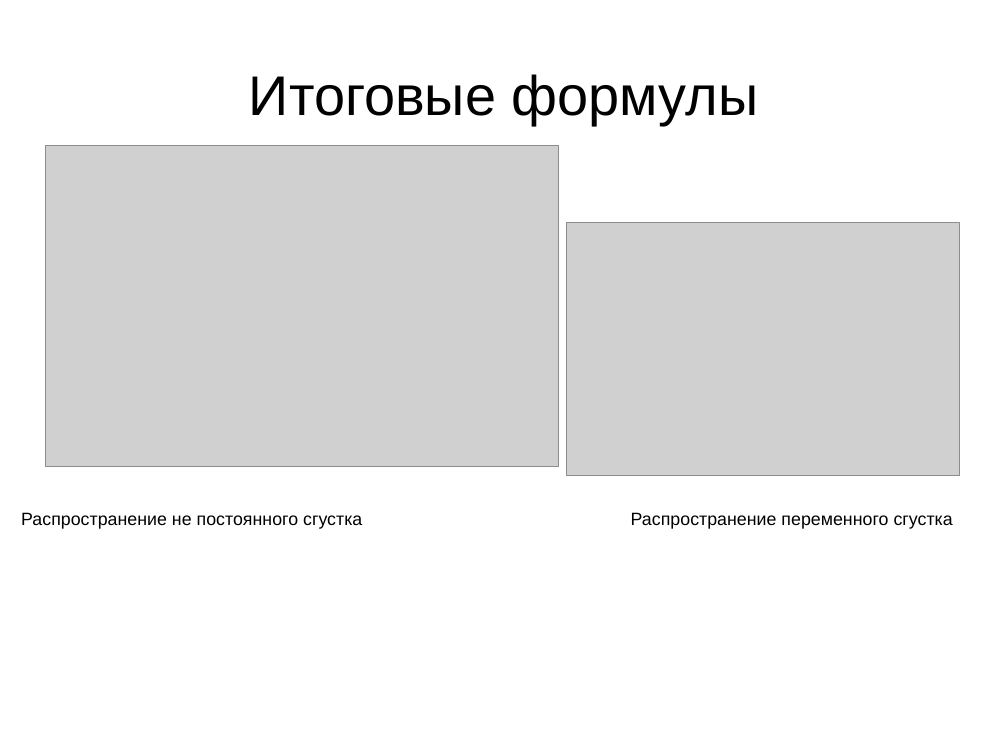
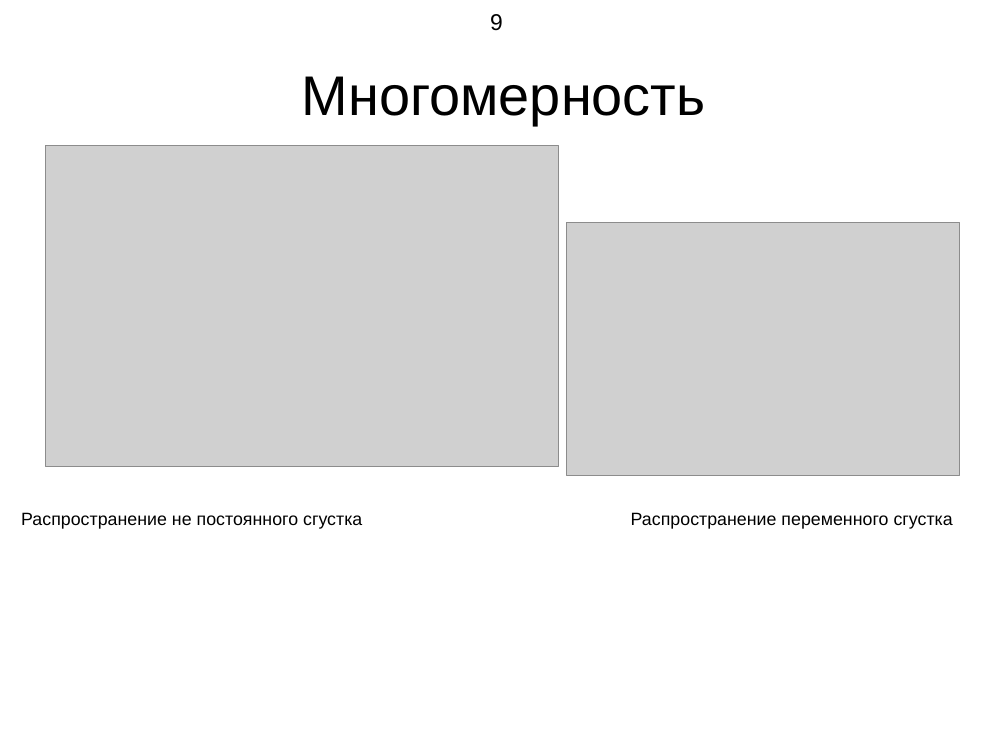
Before and after one commit to demanxd/Disser, a slide deck: slide 9 of Presentaition.odp. Drawn at 1008x756 pixels with LibreOffice and Linux fonts; fonts in the diff are those of the drawing; grey boxes stand for pictures. Boxes give left, top, right and bottom in pixels: in the first picture for what was removed or moved away, otherwise in the second. Text is boxed around its words. In the diff, an @@ line names an element or a change of style, - is before the commit and + after.

```diff
--- a/Presentaition.odp
+++ b/Presentaition.odp
@@ page number added at (490, 14, 503, 31), 18 pt, text #000000 @@
+9
@@ title at (302, 76, 706, 125): text changed @@
-Итоговые формулы
+Многомерность
```
Also in this commit, not shown: 9 other slides changed, 1 slide added, 2 slides removed, 2 other files.
